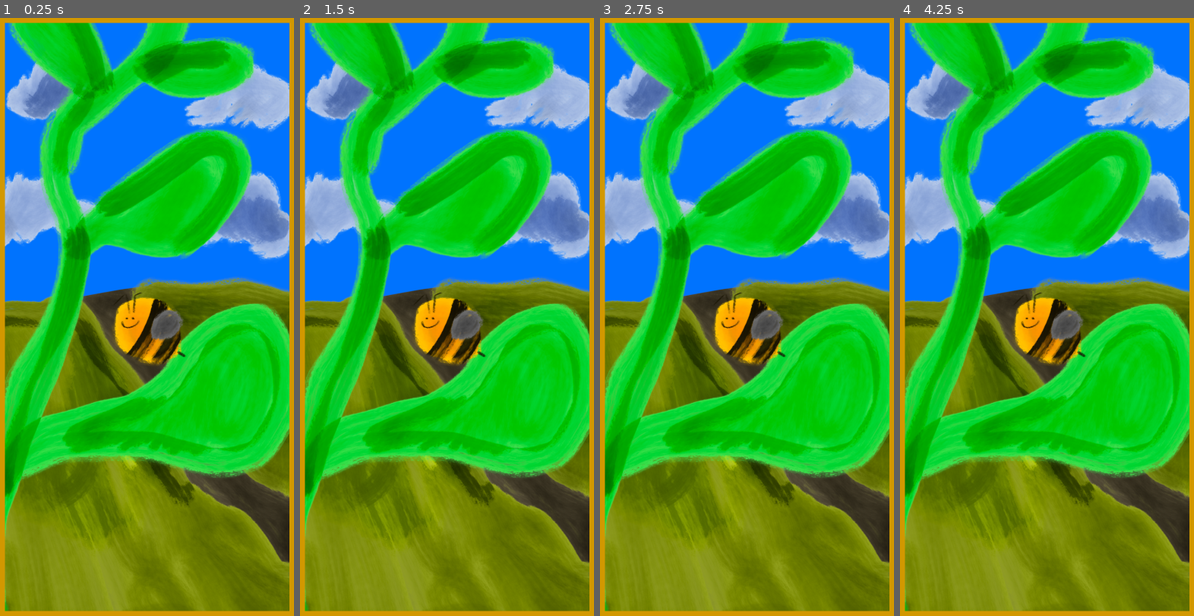
Above: before the commit, frames 1-4 (left to right).
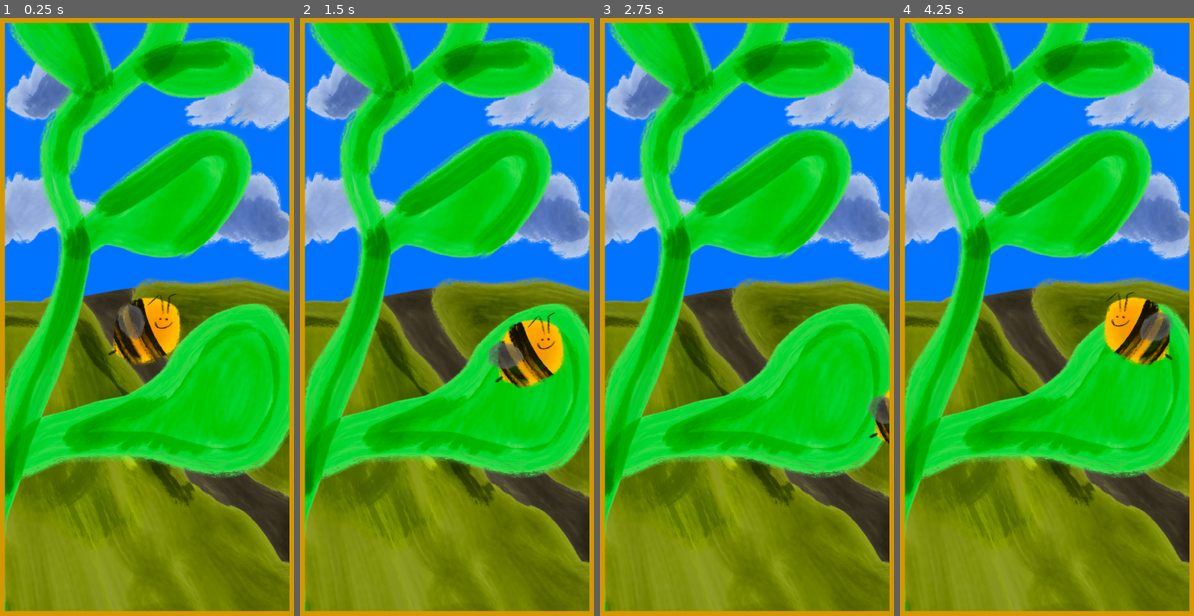
Above: after the commit, the same moments.

Repository: josephsmithberger/xogot-demo
Game: Godot game, scene res://scenes/frame_container.tscn
The game is run twice, just before and just after one commit, with the same random seed, the same clock (stepped at 60 frames per second) and the same inputs.
Inputs:
- Up to frame 1 (0.25 s): no input
- Up to frame 2 (1.5 s): hold Right (ui_right) 0.53-1.28 s; hold Down (ui_down) from 1.28 s (still down)
- Up to frame 3 (2.75 s): release Down (ui_down) at 2.03 s; hold Right (ui_right) from 2.03 s (still down)
- Up to frame 4 (4.25 s): release Right (ui_right) at 2.78 s; hold Up (ui_up) 2.78-3.53 s; hold Left (ui_left) from 3.53 s (still down)

The runs differ from the first frame. In frame 1, 2.1% of the frame differs, in the area x 36-64%, y 45-59%; in frame 2, 4.4%, in the area x 38-91%, y 45-62%; in frame 3, 2.6%; in frame 4, 4.3%.

Commit message:
Bee Movement

Diff:
--- /dev/null
+++ b/scenes/bee.gd
@@ -0,0 +1,24 @@
+extends CharacterBody2D
+
+
+const SPEED = 300.0
+const JUMP_VELOCITY = -400.0
+@onready var anim_player:AnimationPlayer = $AnimationPlayer
+
+func _physics_process(delta: float) -> void:
+	var input_vector := Vector2(
+		Input.get_action_strength("ui_right") - Input.get_action_strength("ui_left"),
+		Input.get_action_strength("ui_down") - Input.get_action_strength("ui_up")
+	).normalized()
+
+	if input_vector != Vector2.ZERO:
+		velocity = input_vector * SPEED
+
+		if input_vector.x > 0:
+			anim_player.play("right")
+		elif input_vector.x < 0:
+			anim_player.play("left")
+	else:
+		velocity = velocity.move_toward(Vector2.ZERO, SPEED)
+
+	move_and_slide()
--- a/scenes/bee.tscn
+++ b/scenes/bee.tscn
@@ -1,5 +1,6 @@
-[gd_scene load_steps=9 format=3 uid="uid://cgvp8vbeul1mu"]
-
+[gd_scene load_steps=10 format=3 uid="uid://cgvp8vbeul1mu"]
+
+[ext_resource type="Script" uid="uid://bk2wfk8anx4i" path="res://scenes/bee.gd" id="1_qf6nb"]
 [ext_resource type="Texture2D" uid="uid://dtx5y0iwfcg2h" path="res://assets/stripes.png" id="1_vie5o"]
 [ext_resource type="Texture2D" uid="uid://dkuyssjxyms35" path="res://assets/face.png" id="2_ogg2i"]
 [ext_resource type="Texture2D" uid="uid://bxdorloea4bpj" path="res://assets/winga.png" id="3_ogg2i"]
@@ -281,6 +282,7 @@
 }
 
 [node name="bee" type="CharacterBody2D"]
+script = ExtResource("1_qf6nb")
 
 [node name="CollisionShape2D" type="CollisionShape2D" parent="."]
 visible = false
@@ -294,6 +296,7 @@
 texture = ExtResource("2_ogg2i")
 
 [node name="Winga" type="Sprite2D" parent="Stripes"]
+modulate = Color(1, 1, 1, 0.7294118)
 position = Vector2(24, 9)
 texture = ExtResource("3_ogg2i")
 offset = Vector2(29, -24)
@@ -302,3 +305,4 @@
 libraries = {
 &"": SubResource("AnimationLibrary_kro73")
 }
+autoplay = "right"
Not shown, added: scenes/bee.gd.uid
Not shown, changed: .DS_Store
